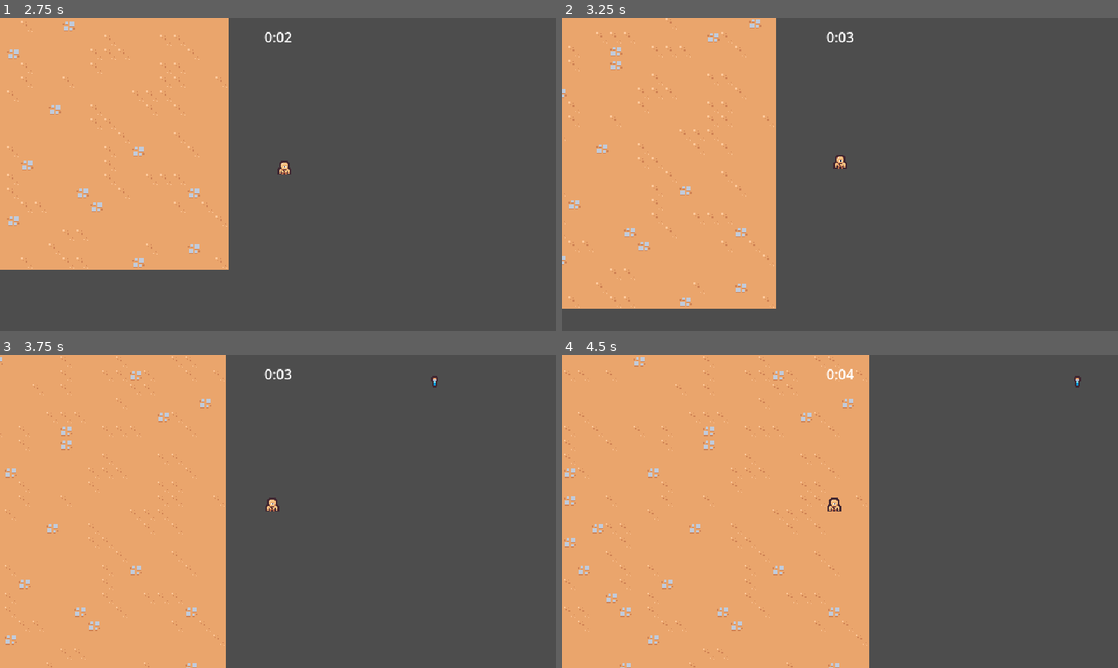
Above: before the commit, frames 1-4 (two rows, left to right).
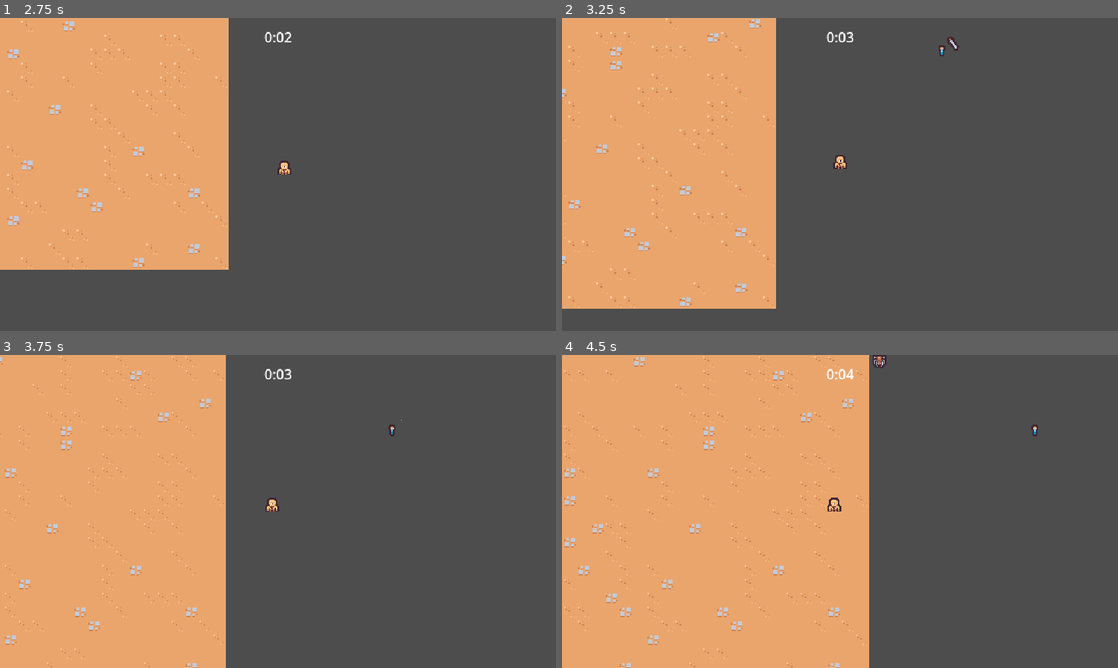
Above: after the commit, the same moments.

Repository: tiannahenrylewis/GodotCrashCourse
Game: Godot game, scene res://Scenes/Main/main.tscn
Same seed, same stepped clock (60 frames per second), same inputs: the game is played once before the commit and once after it.
Inputs:
- Up to frame 1 (2.75 s): hold D (move_right) 0.53-1.28 s; hold S (move_down) 1.28-2.03 s; hold D (move_right) from 2.03 s (still down)
- Up to frame 2 (3.25 s): release D (move_right) at 2.78 s; hold W (move_up) from 2.78 s (still down)
- Up to frame 3 (3.75 s): release W (move_up) at 3.53 s; hold Left (move_left) from 3.53 s (still down)
- Up to frame 4 (4.5 s): keep holding Left (move_left)

Frame 1 is identical in both runs. In frame 2, less than 0.1% of the frame differs, in the area x 67-72%, y 6-13%; in frame 3, less than 0.1%; in frame 4, 0.2%, in the area x 55-94%, y 0-26%.

Commit message:
S2: Dealing Enemy Damage

Diff:
--- a/Scenes/Ability/Controllers/SwordAbility/sword_ability_controller.gd
+++ b/Scenes/Ability/Controllers/SwordAbility/sword_ability_controller.gd
@@ -3,6 +3,8 @@
 const MAX_RANGE = 150
 
 @export var sword_ability: PackedScene
+
+var damage = 5
 
 # Called when the node enters the scene tree for the first time.
 func _ready():
@@ -29,9 +31,10 @@
 		return a_distance < b_distance
 	)
 
-	var sword_instance = sword_ability.instantiate() as Node2D
-	#insert into scene tree
+	var sword_instance = sword_ability.instantiate() as SwordAbility
 	player.get_parent().add_child(sword_instance)
+	sword_instance.hitbox_component.damage = damage
+
 	sword_instance.global_position = enemies[0].global_position
 	sword_instance.global_position += Vector2.RIGHT.rotated(randf_range(0, TAU)) * 4
 
--- /dev/null
+++ b/Scenes/Ability/SwordAbility/sword_ability.gd
@@ -0,0 +1,4 @@
+extends Node2D
+class_name SwordAbility
+
+@onready var hitbox_component: HitboxComponent = $HitboxComponent
--- a/Scenes/Ability/SwordAbility/sword_ability.tscn
+++ b/Scenes/Ability/SwordAbility/sword_ability.tscn
@@ -1,6 +1,47 @@
-[gd_scene load_steps=6 format=3 uid="uid://bp81kwn6rkfp5"]
+[gd_scene load_steps=8 format=3 uid="uid://bp81kwn6rkfp5"]
 
 [ext_resource type="Texture2D" uid="uid://ddhif4qm4atfs" path="res://Scenes/Ability/SwordAbility/sword.png" id="1_cujh6"]
+[ext_resource type="Script" path="res://Scenes/Ability/SwordAbility/sword_ability.gd" id="1_sebkl"]
+[ext_resource type="PackedScene" uid="uid://b5mswvk1g0iyr" path="res://Scenes/Component/hitbox_component.tscn" id="2_55fy2"]
+
+[sub_resource type="Animation" id="Animation_no0xa"]
+length = 0.001
+tracks/0/type = "value"
+tracks/0/imported = false
+tracks/0/enabled = true
+tracks/0/path = NodePath("Sprite2D:rotation")
+tracks/0/interp = 1
+tracks/0/loop_wrap = true
+tracks/0/keys = {
+"times": PackedFloat32Array(0),
+"transitions": PackedFloat32Array(1),
+"update": 0,
+"values": [0.0]
+}
+tracks/1/type = "value"
+tracks/1/imported = false
+tracks/1/enabled = true
+tracks/1/path = NodePath("Sprite2D:scale")
+tracks/1/interp = 1
+tracks/1/loop_wrap = true
+tracks/1/keys = {
+"times": PackedFloat32Array(0),
+"transitions": PackedFloat32Array(1),
+"update": 0,
+"values": [Vector2(1, 1)]
+}
+tracks/2/type = "value"
+tracks/2/imported = false
+tracks/2/enabled = true
+tracks/2/path = NodePath("HitboxComponent/CollisionShape2D:disabled")
+tracks/2/interp = 1
+tracks/2/loop_wrap = true
+tracks/2/keys = {
+"times": PackedFloat32Array(0),
+"transitions": PackedFloat32Array(1),
+"update": 1,
+"values": [true]
+}
 
 [sub_resource type="Animation" id="Animation_2inp2"]
 resource_name = "swing"
@@ -47,7 +88,7 @@
 tracks/3/type = "value"
 tracks/3/imported = false
 tracks/3/enabled = true
-tracks/3/path = NodePath("Area2D/CollisionShape2D:disabled")
+tracks/3/path = NodePath("HitboxComponent/CollisionShape2D:disabled")
 tracks/3/interp = 1
 tracks/3/loop_wrap = true
 tracks/3/keys = {
@@ -57,55 +98,17 @@
 "values": [true, false, true]
 }
 
-[sub_resource type="Animation" id="Animation_no0xa"]
-length = 0.001
-tracks/0/type = "value"
-tracks/0/imported = false
-tracks/0/enabled = true
-tracks/0/path = NodePath("Sprite2D:rotation")
-tracks/0/interp = 1
-tracks/0/loop_wrap = true
-tracks/0/keys = {
-"times": PackedFloat32Array(0),
-"transitions": PackedFloat32Array(1),
-"update": 0,
-"values": [0.0]
-}
-tracks/1/type = "value"
-tracks/1/imported = false
-tracks/1/enabled = true
-tracks/1/path = NodePath("Sprite2D:scale")
-tracks/1/interp = 1
-tracks/1/loop_wrap = true
-tracks/1/keys = {
-"times": PackedFloat32Array(0),
-"transitions": PackedFloat32Array(1),
-"update": 0,
-"values": [Vector2(1, 1)]
-}
-tracks/2/type = "value"
-tracks/2/imported = false
-tracks/2/enabled = true
-tracks/2/path = NodePath("Area2D/CollisionShape2D:disabled")
-tracks/2/interp = 1
-tracks/2/loop_wrap = true
-tracks/2/keys = {
-"times": PackedFloat32Array(0),
-"transitions": PackedFloat32Array(1),
-"update": 1,
-"values": [true]
-}
-
 [sub_resource type="AnimationLibrary" id="AnimationLibrary_c011m"]
 _data = {
 "RESET": SubResource("Animation_no0xa"),
 "swing": SubResource("Animation_2inp2")
 }
 
-[sub_resource type="RectangleShape2D" id="RectangleShape2D_g41pr"]
+[sub_resource type="RectangleShape2D" id="RectangleShape2D_kjgg5"]
 size = Vector2(22, 42)
 
 [node name="SwordAbility" type="Node2D"]
+script = ExtResource("1_sebkl")
 
 [node name="AnimationPlayer" type="AnimationPlayer" parent="."]
 autoplay = "swing"
@@ -117,11 +120,9 @@
 texture = ExtResource("1_cujh6")
 offset = Vector2(2.08165e-12, -3.999)
 
-[node name="Area2D" type="Area2D" parent="."]
-collision_layer = 4
-collision_mask = 0
+[node name="HitboxComponent" parent="." instance=ExtResource("2_55fy2")]
 
-[node name="CollisionShape2D" type="CollisionShape2D" parent="Area2D"]
+[node name="CollisionShape2D" type="CollisionShape2D" parent="HitboxComponent"]
 position = Vector2(11, 4)
-shape = SubResource("RectangleShape2D_g41pr")
+shape = SubResource("RectangleShape2D_kjgg5")
 disabled = true
--- /dev/null
+++ b/Scenes/Component/hitbox_component.gd
@@ -0,0 +1,4 @@
+extends Area2D
+class_name HitboxComponent
+
+var damage = 0
--- /dev/null
+++ b/Scenes/Component/hitbox_component.tscn
@@ -0,0 +1,8 @@
+[gd_scene load_steps=2 format=3 uid="uid://b5mswvk1g0iyr"]
+
+[ext_resource type="Script" path="res://Scenes/Component/hitbox_component.gd" id="1_w0mcq"]
+
+[node name="HitboxComponent" type="Area2D"]
+collision_layer = 4
+collision_mask = 0
+script = ExtResource("1_w0mcq")
--- /dev/null
+++ b/Scenes/Component/hurtbox_component.gd
@@ -0,0 +1,19 @@
+extends Area2D
+class_name HurtboxComponent
+
+@export var health_component: HealthComponent
+
+
+func _ready():
+	area_entered.connect(on_area_entered)
+
+
+func on_area_entered(other_area: Area2D):
+	if not other_area is HitboxComponent:
+		return
+
+	if health_component == null:
+		return
+
+	var hitbox_component = other_area as HitboxComponent
+	health_component.damage(hitbox_component.damage)
--- /dev/null
+++ b/Scenes/Component/hurtbox_component.tscn
@@ -0,0 +1,8 @@
+[gd_scene load_steps=2 format=3 uid="uid://cqrebo0pdy0p0"]
+
+[ext_resource type="Script" path="res://Scenes/Component/hurtbox_component.gd" id="1_7lfmp"]
+
+[node name="HurtboxComponent" type="Area2D"]
+collision_layer = 0
+collision_mask = 4
+script = ExtResource("1_7lfmp")
--- a/Scenes/GameObject/BasicEnemy/basic_enemy.gd
+++ b/Scenes/GameObject/BasicEnemy/basic_enemy.gd
@@ -3,11 +3,6 @@
 const MAX_SPEED = 50
 
 @onready var health_component: HealthComponent = $HealthComponent
-
-
-# Called when the node enters the scene tree for the first time.
-func _ready():
-	$Area2D.area_entered.connect(on_area_entered)
 
 
 # Called every frame. 'delta' is the elapsed time since the previous frame.
@@ -22,7 +17,3 @@
 	if player_node != null:
 		return (player_node.global_position - global_position).normalized()
 	return Vector2.ZERO
-
-
-func on_area_entered(other_area: Area2D):
-		health_component.damage(100)
--- a/Scenes/GameObject/BasicEnemy/basic_enemy.tscn
+++ b/Scenes/GameObject/BasicEnemy/basic_enemy.tscn
@@ -1,11 +1,12 @@
-[gd_scene load_steps=7 format=3 uid="uid://ciiskoocl5t8s"]
+[gd_scene load_steps=8 format=3 uid="uid://ciiskoocl5t8s"]
 
 [ext_resource type="Texture2D" uid="uid://cfxn8xhfqvap5" path="res://Scenes/GameObject/BasicEnemy/basic_enemy.png" id="1_1r08b"]
 [ext_resource type="Script" path="res://Scenes/GameObject/BasicEnemy/basic_enemy.gd" id="1_k2vko"]
 [ext_resource type="PackedScene" uid="uid://cu2xogii0nmi0" path="res://Scenes/Component/health_component.tscn" id="2_2u118"]
 [ext_resource type="PackedScene" uid="uid://dtosx6e068c5" path="res://Scenes/Component/vial_drop_component.tscn" id="3_atp54"]
+[ext_resource type="PackedScene" uid="uid://cqrebo0pdy0p0" path="res://Scenes/Component/hurtbox_component.tscn" id="4_hj6ng"]
 
-[sub_resource type="CircleShape2D" id="CircleShape2D_jndac"]
+[sub_resource type="CircleShape2D" id="CircleShape2D_4uydd"]
 radius = 12.0
 
 [sub_resource type="CircleShape2D" id="CircleShape2D_bxagc"]
@@ -22,13 +23,12 @@
 [node name="VialDropComponent" parent="." node_paths=PackedStringArray("health_component") instance=ExtResource("3_atp54")]
 health_component = NodePath("../HealthComponent")
 
-[node name="Area2D" type="Area2D" parent="."]
-collision_layer = 0
-collision_mask = 4
+[node name="HurtboxComponent" parent="." node_paths=PackedStringArray("health_component") instance=ExtResource("4_hj6ng")]
+health_component = NodePath("../HealthComponent")
 
-[node name="CollisionShape2D" type="CollisionShape2D" parent="Area2D"]
+[node name="CollisionShape2D" type="CollisionShape2D" parent="HurtboxComponent"]
 position = Vector2(0, -4)
-shape = SubResource("CircleShape2D_jndac")
+shape = SubResource("CircleShape2D_4uydd")
 debug_color = Color(0.65098, 0.501961, 0.392157, 0.419608)
 
 [node name="Sprite2D" type="Sprite2D" parent="."]
